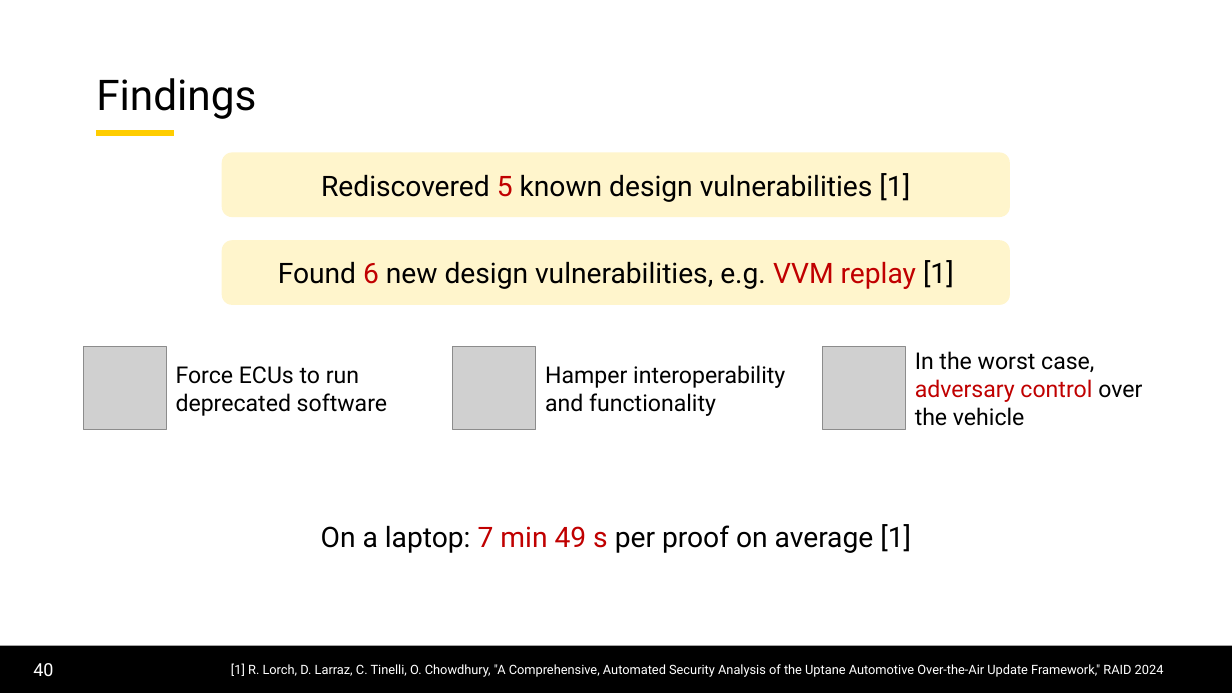
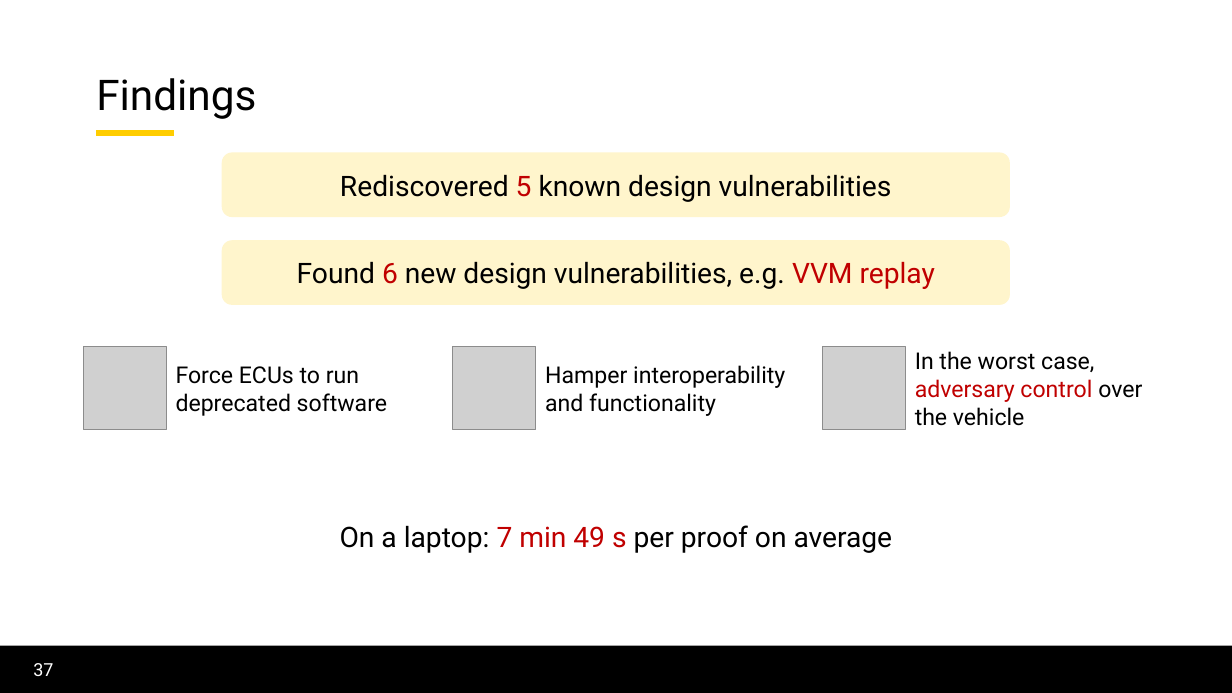
Before and after one commit to lorchrob/thesis_proposal_slides, a slide deck: slide 37 of slides.pptx (slide 40 before the commit). Drawn at 1232x693 pixels with LibreOffice and Linux fonts; fonts in the diff are those of the drawing; grey boxes stand for pictures; background and template pictures are left out. Boxes give left, top, right and bottom in pixels: in the first picture for what was removed or moved away, otherwise in the second. Text is boxed around its words. In the diff, an @@ line names an element or a change of style, - is before the commit and + after.

```diff
--- a/slides.pptx
+++ b/slides.pptx
@@ text in rounded rectangle at <box>340,174,892,202</box>: text changed @@
-Rediscovered 5 known design vulnerabilities [1]
+Rediscovered 5 known design vulnerabilities
@@ text in rounded rectangle at <box>297,261,935,289</box>: text changed @@
-Found 6 new design vulnerabilities, e.g. VVM replay [1]
+Found 6 new design vulnerabilities, e.g. VVM replay
@@ text at <box>340,525,893,553</box>: text changed @@
-On a laptop: 7 min 49 s per proof on average [1]
+On a laptop: 7 min 49 s per proof on average
@@ page number at <box>33,663,53,676</box>: text changed @@
-40
+37
@@ text removed at <box>231,663,1164,677</box> @@
-[1] R. Lorch, D. Larraz, C. Tinelli, O. Chowdhury, "A Comprehensive, Automated Security Analysis of the Uptane Automotive Over-the-Air Update Framework," RAID 2024
```
Also in this commit, not shown: 16 other slides changed.
